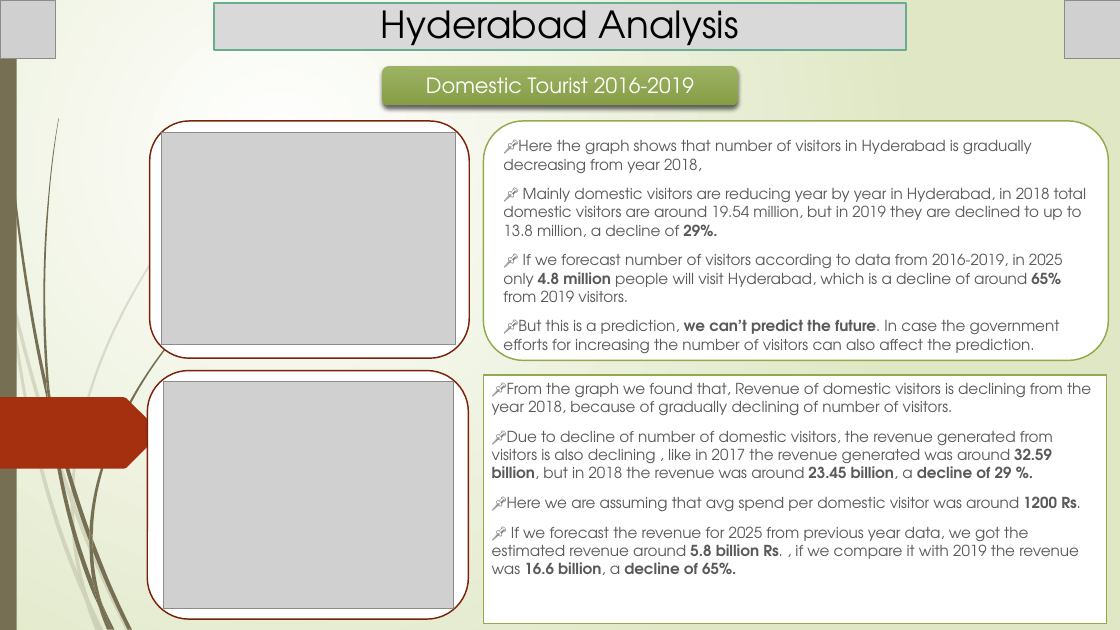
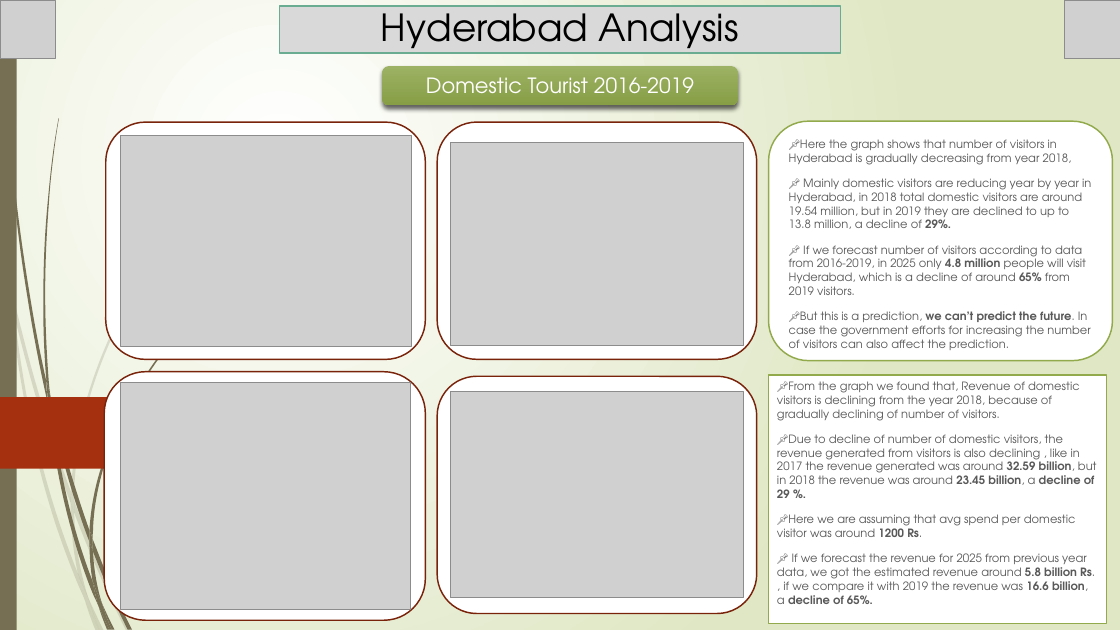
Before and after one commit to Kartik-Lohar/Telangana_Tourism, a slide deck: slide 9 of Tourism Challenge by Codebasics.pptx (slide 8 before the commit). Drawn at 1120x630 pixels with LibreOffice and Linux fonts; fonts in the diff are those of the drawing; grey boxes stand for pictures. Boxes give left, top, right and bottom in pixels: in the first picture for what was removed or moved away, otherwise in the second. Text is boxed around its words. In the diff, an @@ line names an element or a change of style, - is before the commit and + after.

Commit message:
Added 2025 estimate figures of Hyderabad

```diff
--- a/Tourism Challenge by Codebasics.pptx
+++ b/Tourism Challenge by Codebasics.pptx
@@ title "Hyderabad Analysis": place and size @@
-title "Hyderabad Analysis" at [214,3,907,50]
+title "Hyderabad Analysis" at [280,6,841,53]
@@ picture: place and size @@
-picture at [161,132,455,344]
+picture at [120,135,411,346]
@@ rounded rectangle added at [437,122,756,359], fill #FFFFFF, outline #7A240C 1.25 pt @@
@@ picture added at [450,143,744,346] @@
@@ rounded rectangle "📌Here the graph shows that ..." at [769,121,1112,360]: size 12.9 to 9.8 pt @@
@@ rounded rectangle "📌Here the graph shows that ...": place and size @@
-rounded rectangle "📌Here the graph shows that ..." at [484,121,1109,360]
+rounded rectangle "📌Here the graph shows that ..." at [769,121,1112,360]
@@ 2 rounded rectangles, 1 picture: place and size @@
-2 rounded rectangles, 1 picture at [147,121,469,619]
+2 rounded rectangles, 1 picture at [104,122,425,621]
@@ rounded rectangle added at [437,376,756,613], fill #FFFFFF, outline #7A240C 1.25 pt @@
@@ subtitle "📌From the graph we found ...": place and size @@
-subtitle "📌From the graph we found ..." at [483,375,1107,623]
+subtitle "📌From the graph we found ..." at [769,375,1107,623]
@@ subtitle "📌From the graph we found ..." at [769,375,1107,623]: size 12.9 to 9.8 pt @@
@@ picture added at [450,392,744,598] @@
```
Also in this commit, not shown: 10 other slides changed, 1 slide added, 1 slide removed, 1 other file.
